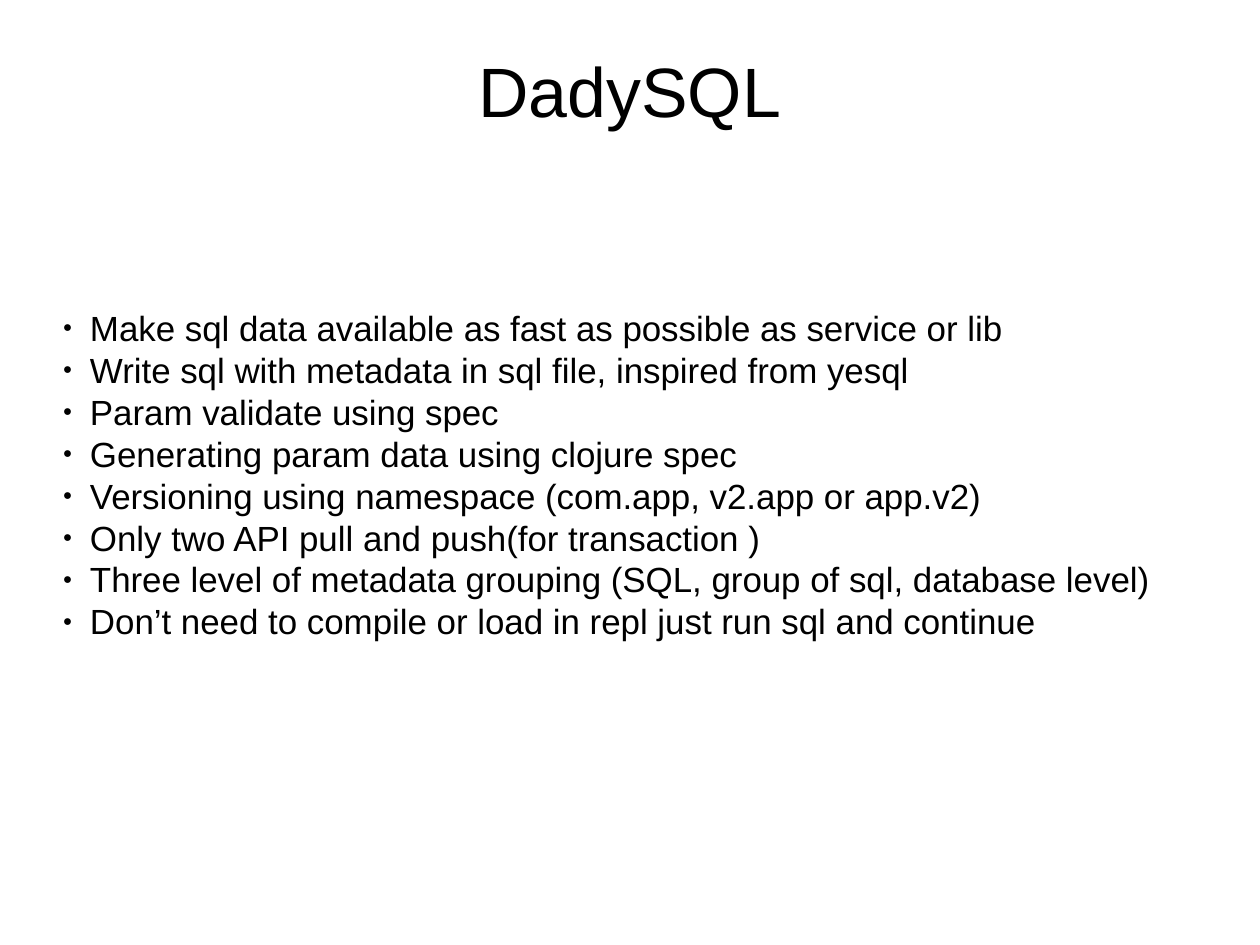
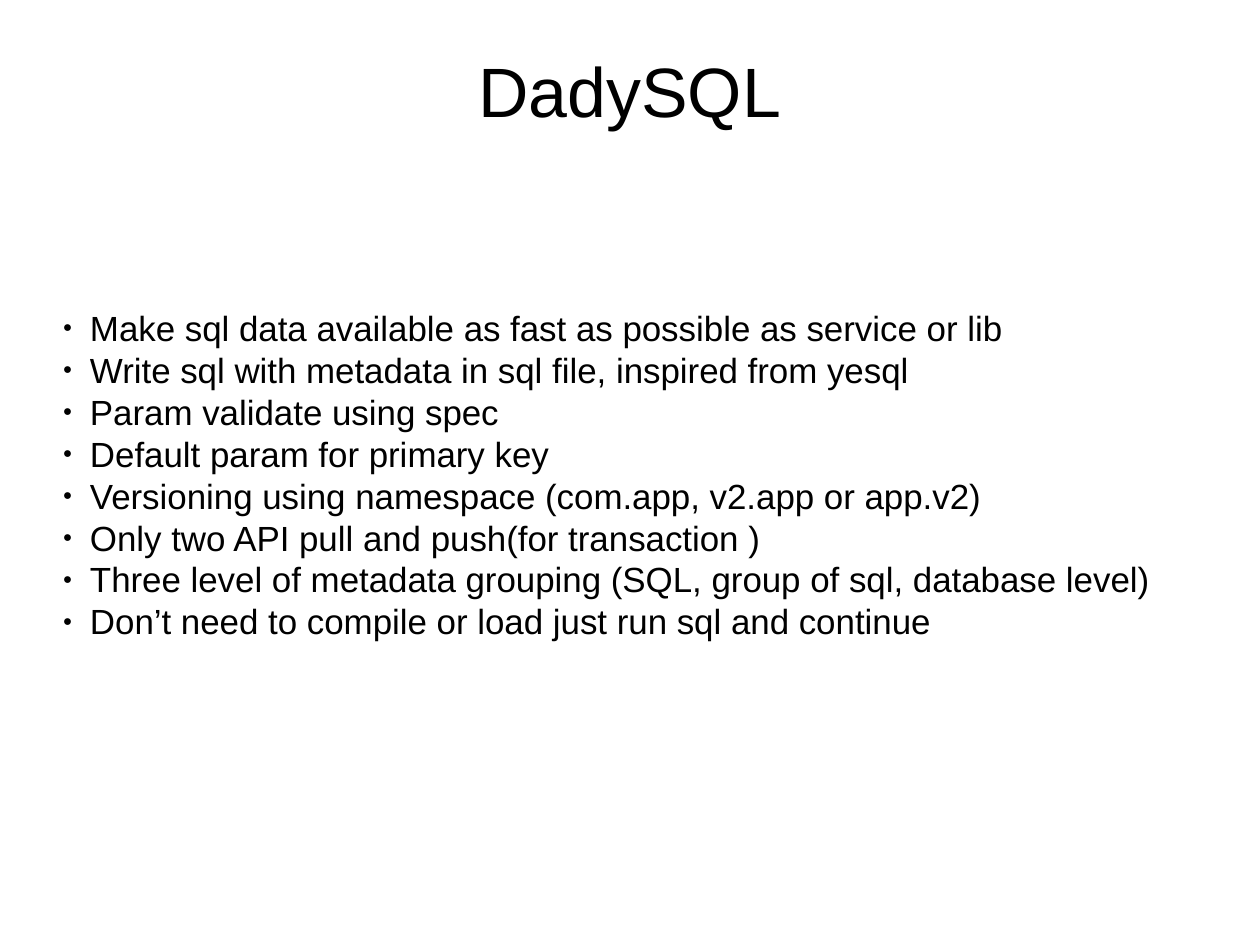
Before and after one commit to Mamun/prac, a slide deck: slide 16 of slide.odp (slide 15 before the commit). Drawn at 1260x945 pixels with LibreOffice and Linux fonts; fonts in the diff are those of the drawing; background and template pictures are left out. Boxes give left, top, right and bottom in pixels: in the first picture for what was removed or moved away, otherwise in the second. Text is boxed around its words. In the diff, an @@ line names an element or a change of style, - is before the commit and + after.

```diff
--- a/slide.odp
+++ b/slide.odp
@@ subtitle at (90, 441, 549, 474): text changed @@
-● Generating param data using clojure spec
+● Default param for primary key
@@ subtitle at (90, 608, 931, 641): text changed @@
-● Don’t need to compile or load in repl just run sql and continue
+● Don’t need to compile or load just run sql and continue
```
Also in this commit, not shown: 4 other slides changed, 1 slide removed, 7 other files.
